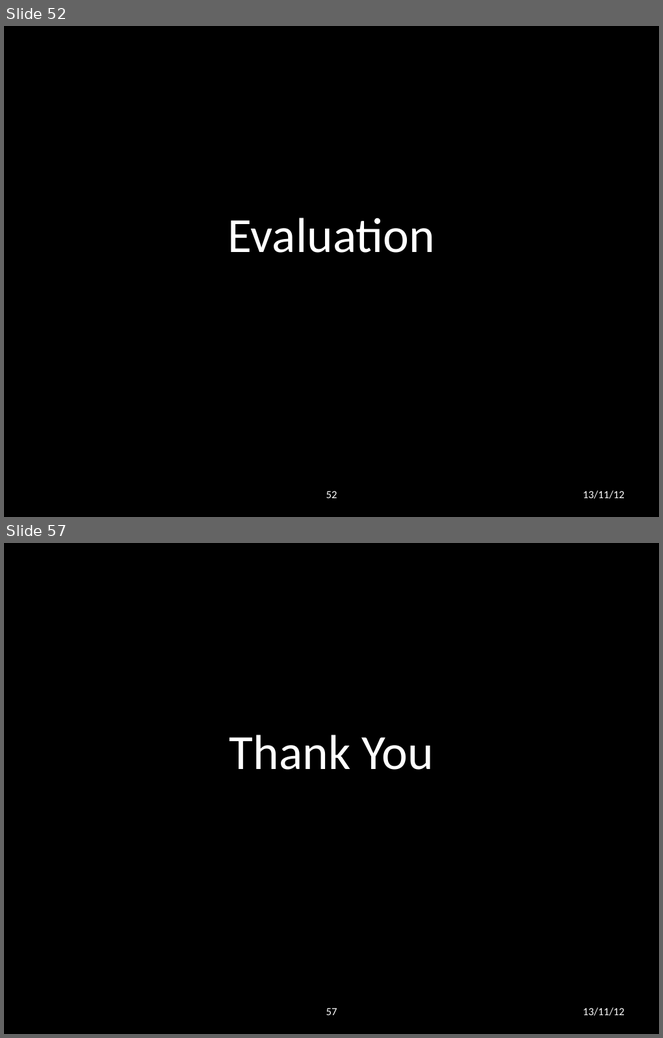
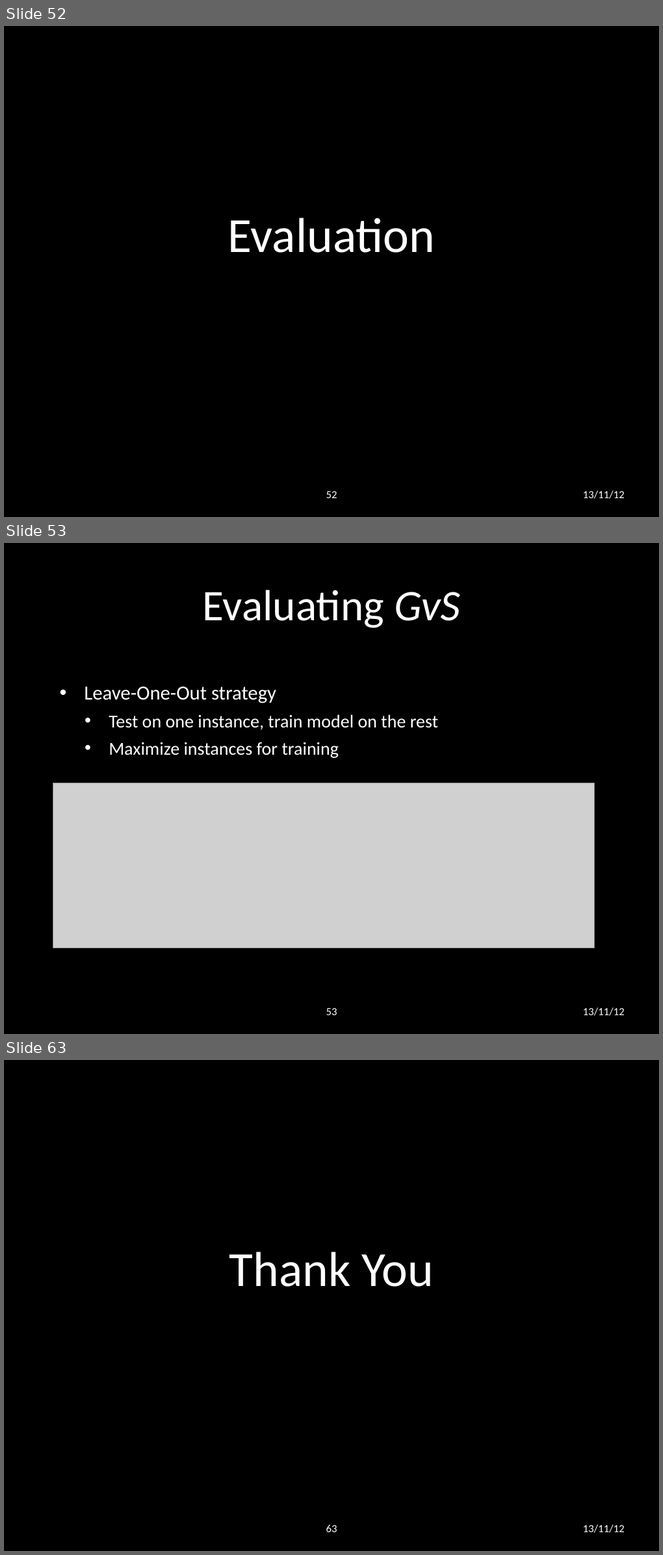
Before and after one commit to lwheng/fyp, a slide deck: presentation/final presentation.pptx. Shown one above the other, each under a label of ours: slides 52 and 57 before the commit, slides 52, 53 and 63 after it; the slides between them are not shown. The pictures are 663x1038 and 663x1555 pixels, drawn with LibreOffice and Linux fonts; fonts in the diff are those of the drawing; grey boxes stand for pictures; background and template pictures are left out. Boxes give left, top, right and bottom in pixels: in the first picture for what was removed or moved away, otherwise in the second. Text is boxed around its words. In the diff, an @@ line names an element or a change of style, - is before the commit and + after.

```diff
--- a/presentation/final presentation.pptx
+++ b/presentation/final presentation.pptx
@@ slide 53 added at <box>4,543,659,1034</box>, background picture (left out) @@
@@ title added at <box>203,590,460,628</box>, 48 pt, text #FFFFFF @@
+Evaluating GvS
@@ text added at <box>84,687,438,758</box>, 20 pt, text #FFFFFF @@
+• Leave-One-Out strategy
+  • Test on one instance, train model on the rest
+  • Maximize instances for training
@@ picture added at <box>53,783,594,949</box> @@
@@ page number added at <box>326,1008,337,1016</box>, 12 pt, text #FFFFFF @@
+53
@@ text added at <box>583,1008,625,1016</box>, 12 pt, text #FFFFFF @@
+13/11/12
@@ what was slide 57 is now slide 63 @@
@@ page number at <box>326,1525,337,1533</box>: text changed @@
-57
+63
```
Also in this commit, not shown: 4 slides changed, 5 other slides added.
